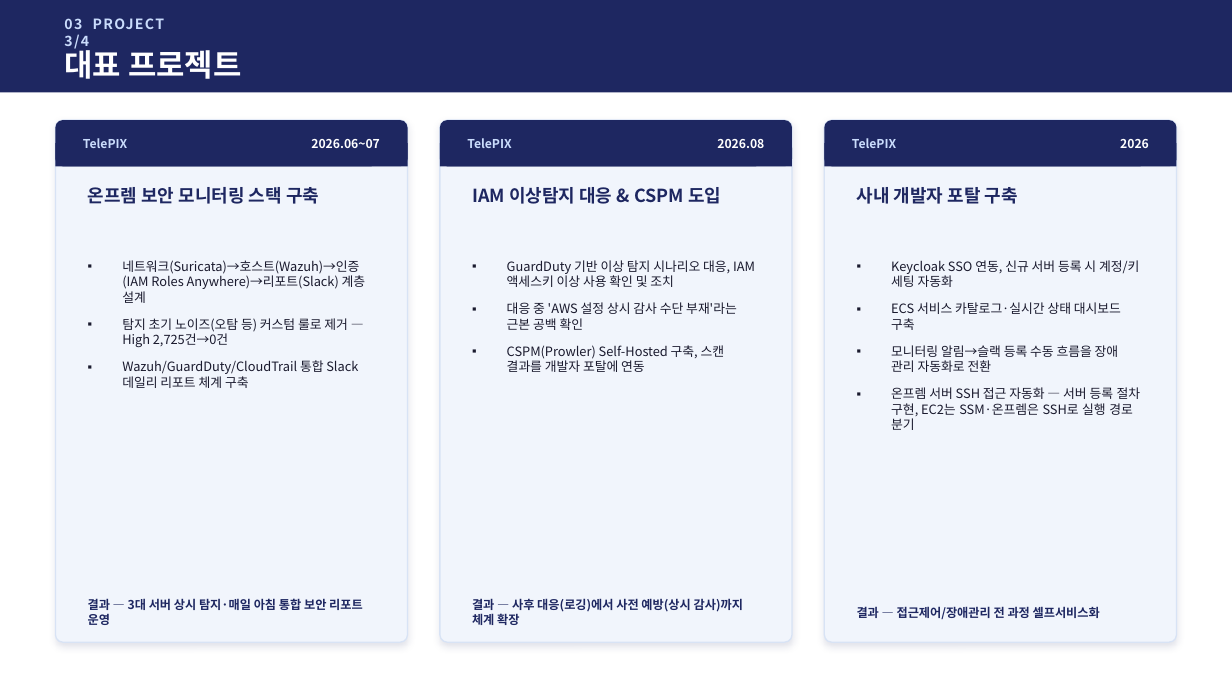
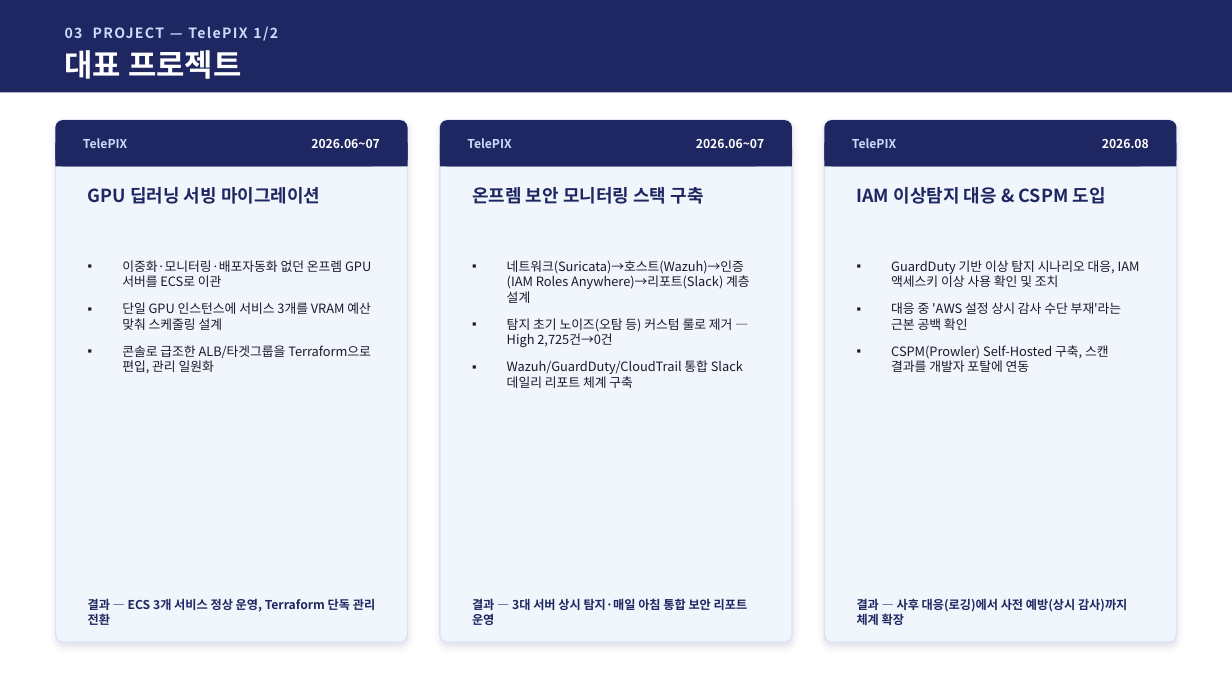
Before and after one commit to jtkdy/devops-portfolio, a slide deck: slide 8 of 포트폴리오_정상윤_2026_v2.pptx (slide 7 before the commit). Drawn at 1232x693 pixels with LibreOffice and Linux fonts; fonts in the diff are those of the drawing. Boxes give left, top, right and bottom in pixels: in the first picture for what was removed or moved away, otherwise in the second. Text is boxed around its words. In the diff, an @@ line names an element or a change of style, - is before the commit and + after.

```diff
--- a/포트폴리오_정상윤_2026_v2.pptx
+++ b/포트폴리오_정상윤_2026_v2.pptx
@@ text at (65, 26, 278, 41): text changed @@
-03 PROJECT 3/4
+03 PROJECT — TelePIX 1/2
@@ text at (696, 139, 765, 148): text changed @@
-2026.08
+2026.06~07
@@ text at (1102, 139, 1149, 148): text changed @@
-2026
+2026.08
@@ text at (88, 187, 320, 204): text changed @@
-온프렘 보안 모니터링 스택 구축
+GPU 딥러닝 서빙 마이그레이션
@@ text at (472, 187, 704, 204): text changed @@
-IAM 이상탐지 대응 & CSPM 도입
+온프렘 보안 모니터링 스택 구축
@@ text at (857, 187, 1106, 204): text changed @@
-사내 개발자 포탈 구축
+IAM 이상탐지 대응 & CSPM 도입
@@ text at (122, 260, 371, 373): text changed @@
-▪ 네트워크(Suricata)→호스트(Wazuh)→인증(IAM Roles Anywhere)→리포트(Slack) 계층 설계
-▪ 탐지 초기 노이즈(오탐 등) 커스텀 룰로 제거 — High 2,725건→0건
-▪ Wazuh/GuardDuty/CloudTrail 통합 Slack 데일리 리포트 체계 구축
+▪ 이중화·모니터링·배포자동화 없던 온프렘 GPU 서버를 ECS로 이관
+▪ 단일 GPU 인스턴스에 서비스 3개를 VRAM 예산 맞춰 스케줄링 설계
+▪ 콘솔로 급조한 ALB/타겟그룹을 Terraform으로 편입, 관리 일원화
@@ text at (507, 260, 750, 388): text changed @@
-▪ GuardDuty 기반 이상 탐지 시나리오 대응, IAM 액세스키 이상 사용 확인 및 조치
-▪ 대응 중 'AWS 설정 상시 감사 수단 부재'라는 근본 공백 확인
-▪ CSPM(Prowler) Self-Hosted 구축, 스캔 결과를 개발자 포탈에 연동
+▪ 네트워크(Suricata)→호스트(Wazuh)→인증(IAM Roles Anywhere)→리포트(Slack) 계층 설계
+▪ 탐지 초기 노이즈(오탐 등) 커스텀 룰로 제거 — High 2,725건→0건
+▪ Wazuh/GuardDuty/CloudTrail 통합 Slack 데일리 리포트 체계 구축
@@ text at (891, 260, 1140, 372): text changed @@
-▪ Keycloak SSO 연동, 신규 서버 등록 시 계정/키 세팅 자동화
-▪ ECS 서비스 카탈로그·실시간 상태 대시보드 구축
-▪ 모니터링 알림→슬랙 등록 수동 흐름을 장애 관리 자동화로 전환
-▪ 온프렘 서버 SSH 접근 자동화 — 서버 등록 절차 구현, EC2는 SSM·온프렘은 SSH로 실행 경로 분기
+▪ GuardDuty 기반 이상 탐지 시나리오 대응, IAM 액세스키 이상 사용 확인 및 조치
+▪ 대응 중 'AWS 설정 상시 감사 수단 부재'라는 근본 공백 확인
+▪ CSPM(Prowler) Self-Hosted 구축, 스캔 결과를 개발자 포탈에 연동
@@ text at (88, 598, 375, 625): text changed @@
-결과 — 3대 서버 상시 탐지·매일 아침 통합 보안 리포트 운영
+결과 — ECS 3개 서비스 정상 운영, Terraform 단독 관리 전환
@@ text at (472, 598, 748, 625): text changed @@
-결과 — 사후 대응(로깅)에서 사전 예방(상시 감사)까지 체계 확장
+결과 — 3대 서버 상시 탐지·매일 아침 통합 보안 리포트 운영
@@ text at (857, 598, 1127, 625): text changed @@
-결과 — 접근제어/장애관리 전 과정 셀프서비스화
+결과 — 사후 대응(로깅)에서 사전 예방(상시 감사)까지 체계 확장
```
Also in this commit, not shown: 3 other slides changed, 1 slide added.
